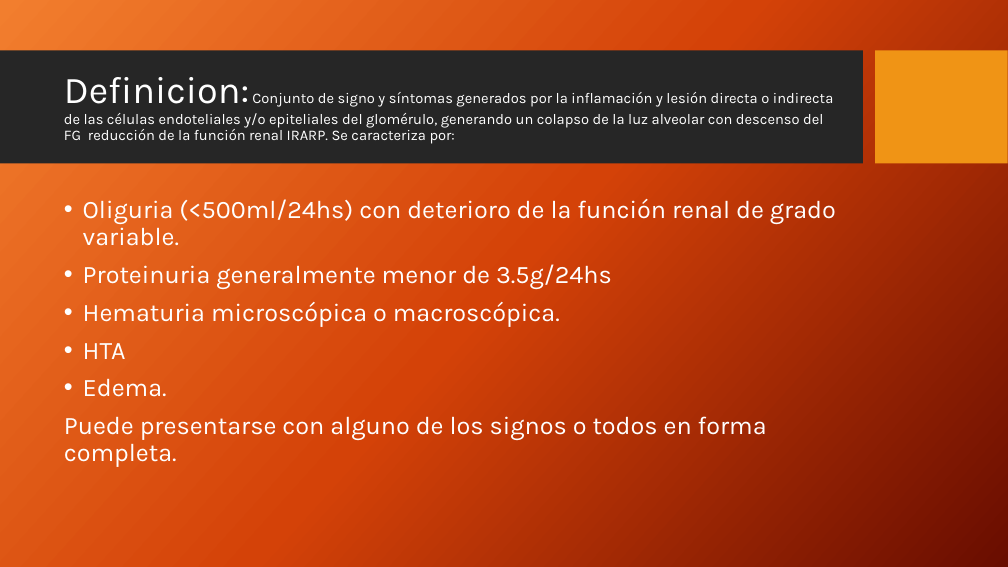
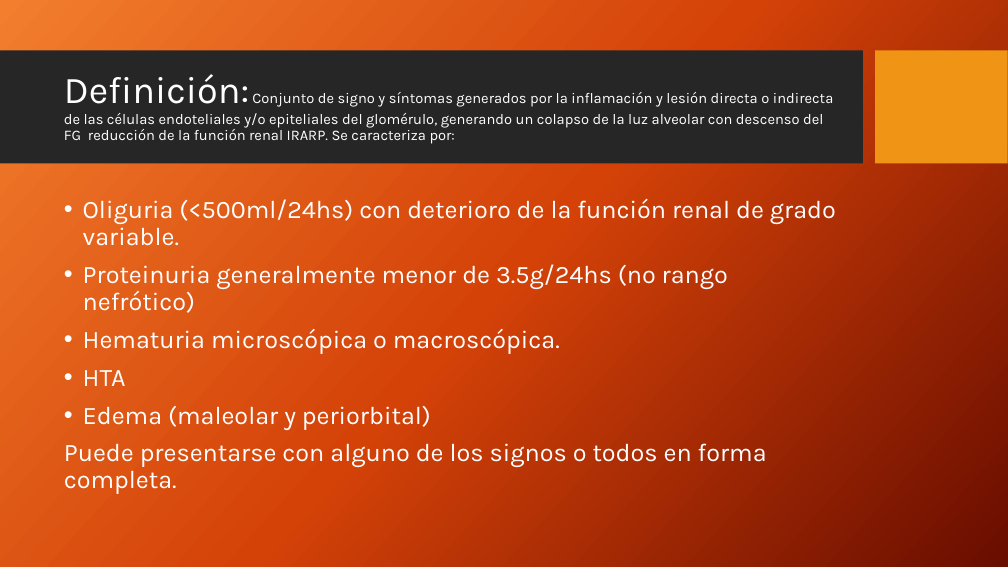
Before and after one commit to RamaSenin/pruebaVinclacion, a slide deck: slide 2 of Sindrome nefritico.pptx. Drawn at 1008x567 pixels with LibreOffice and Linux fonts; fonts in the diff are those of the drawing; background and template pictures are left out. Boxes give left, top, right and bottom in pixels: in the first picture for what was removed or moved away, otherwise in the second. Text is boxed around its words. In the diff, an @@ line names an element or a change of style, - is before the commit and + after.

```diff
--- a/Sindrome nefritico.pptx
+++ b/Sindrome nefritico.pptx
@@ title at bbox=[64, 74, 833, 144]: text changed @@
-Definicion: Conjunto de signo y síntomas generados por la inflamación y lesión directa o indirecta de las células endoteliales y/o epiteliales del glomérulo, generando un colapso de la luz alveolar con descenso del FG reducción de la función renal IRARP. Se caracteriza por:
+Definición: Conjunto de signo y síntomas generados por la inflamación y lesión directa o indirecta de las células endoteliales y/o epiteliales del glomérulo, generando un colapso de la luz alveolar con descenso del FG reducción de la función renal IRARP. Se caracteriza por:
@@ text at bbox=[83, 264, 728, 313]: text changed @@
-• Proteinuria generalmente menor de 3.5g/24hs
+• Proteinuria generalmente menor de 3.5g/24hs (no rango nefrótico)
@@ text at bbox=[83, 406, 431, 430]: text changed @@
-• Edema.
+• Edema (maleolar y periorbital)
```
Also in this commit, not shown: 3 other slides changed.
